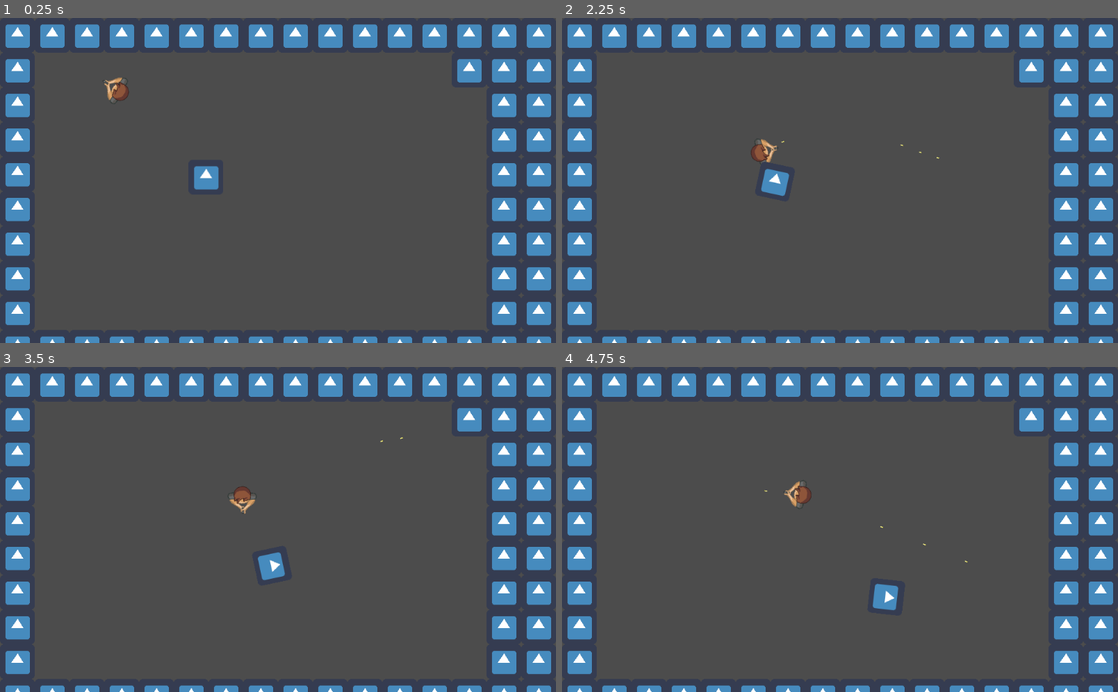
Above: before the commit, frames 1-4 (two rows, left to right).
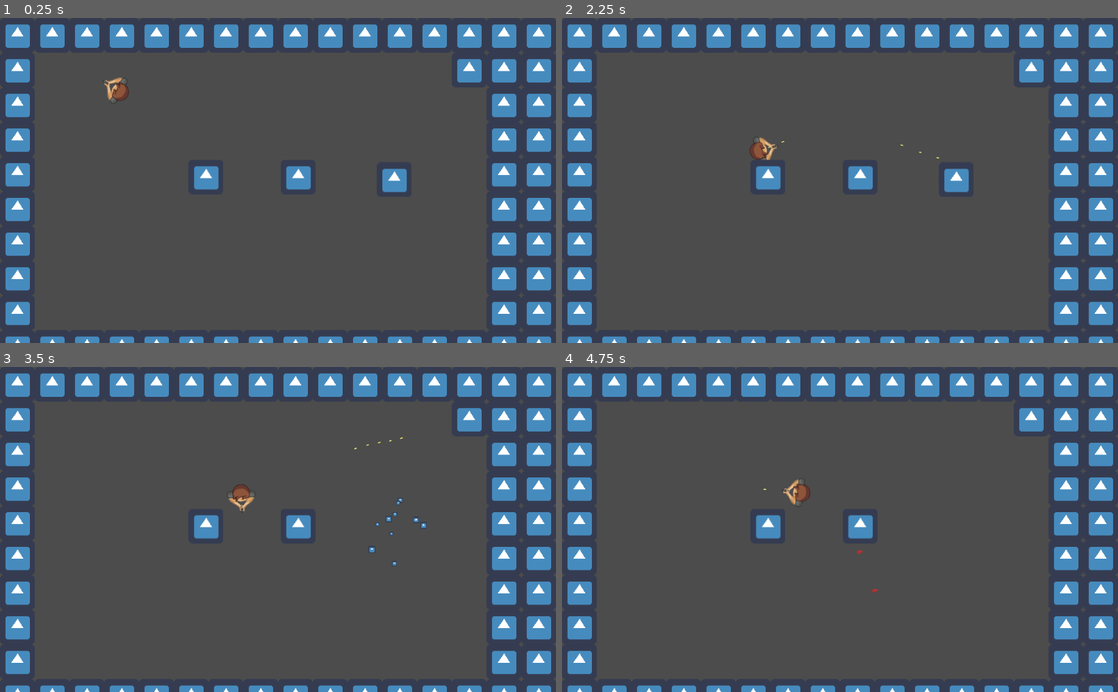
Above: after the commit, the same moments.

Repository: iplaymindustry2817/Top-Down-Shooter
Game: Godot game, scene res://src/World.tscn
Two runs of this game, one before a commit and one after it. Both use one fixed random seed, a clock stepped at 60 frames per second and the inputs below. The engine's default icon, where the game draws it, is replaced by a stand-in: a white triangle on a blue panel in a dark square.
Inputs (mouse positions are in pixels of both pictures, inside the frame that each line leads up to):
- Up to frame 1 (0.25 s): no input
- Up to frame 2 (2.25 s): tap Enter at 0.5 s; move the mouse to (962, 164) at 0.52 s; press the mouse at (962, 164) at 0.53 s; hold D (right) 0.53-1.28 s; tap 1 (1, bound only after the commit) at 0.8, 1.35 s; move the mouse to (728, 196) at 1.27 s; release the mouse at (728, 196) at 1.28 s; hold S (down) 1.28-2.03 s; tap 2 (2, bound only after the commit) at 1.55, 2.1 s; move the mouse to (895, 109) at 2.02 s; press the mouse at (895, 109) at 2.03 s; hold D (right) from 2.03 s (still down)
- Up to frame 3 (3.5 s): move the mouse to (250, 594) at 2.77 s; release D (right) at 2.78 s; release the mouse at (250, 594) at 2.78 s; hold W (up) from 2.78 s (still down); tap Space (dash) at 2.85 s; tap 1 (1, bound only after the commit) at 3.05 s
- Up to frame 4 (4.75 s): move the mouse to (1006, 578) at 3.52 s; release W (up) at 3.53 s; press the mouse at (1006, 578) at 3.53 s; hold A (left) from 3.53 s (still down); tap 2 (2, bound only after the commit) at 3.8 s; move the mouse to (673, 480) at 4.27 s; release the mouse at (673, 480) at 4.28 s; tap 1 (1, bound only after the commit) at 4.35 s; click (673, 480) at 4.55 s

The runs differ from the first frame. In frame 1, 0.6% of the frame differs, in the area x 51-74%, y 45-54%; in frame 2, 1.1%; in frame 3, 1.2%, in the area x 34-77%, y 22-66%; in frame 4, 1.2%.

Commit message:
0.00.4

Diff:
--- a/project.godot
+++ b/project.godot
@@ -61,6 +61,21 @@
 "events": [ Object(InputEventMouseButton,"resource_local_to_scene":false,"resource_name":"","device":0,"alt":false,"shi …(212 unchanged characters)…
  ]
 }
+1={
+"deadzone": 0.5,
+"events": [ Object(InputEventKey,"resource_local_to_scene":false,"resource_name":"","device":0,"alt":false,"shift":false,"control":false,"meta":false,"command":false,"pressed":false,"scancode":49,"unicode":0,"echo":false,"script":null)
+ ]
+}
+2={
+"deadzone": 0.5,
+"events": [ Object(InputEventKey,"resource_local_to_scene":false,"resource_name":"","device":0,"alt":false,"shift":false,"control":false,"meta":false,"command":false,"pressed":false,"scancode":50,"unicode":0,"echo":false,"script":null)
+ ]
+}
+3={
+"deadzone": 0.5,
+"events": [ Object(InputEventKey,"resource_local_to_scene":false,"resource_name":"","device":0,"alt":false,"shift":false,"control":false,"meta":false,"command":false,"pressed":false,"scancode":51,"unicode":0,"echo":false,"script":null)
+ ]
+}
 
 [rendering]
 
--- a/src/World.tscn
+++ b/src/World.tscn
@@ -43,8 +43,14 @@
 format = 1
 tile_data = PoolIntArray( 0, 0, 0, 1, 0, 0, 2, 0, 0, 3, 0, 0, 4, 0, 0, 5, 0, 0, 6, 0, 0, 7, 0, 0, 8, 0, 0, 9, 0, 0, 10, …(627 unchanged characters)…
 
-[node name="Enemy_Test" parent="TileMap" instance=ExtResource( 3 )]
+[node name="Music" type="AudioStreamPlayer2D" parent="."]
+stream = ExtResource( 4 )
+
+[node name="Enemy_Test" parent="." instance=ExtResource( 3 )]
 position = Vector2( 379.406, 293.624 )
 
-[node name="Music" type="AudioStreamPlayer2D" parent="."]
-stream = ExtResource( 4 )
+[node name="Enemy_Test2" parent="." instance=ExtResource( 3 )]
+position = Vector2( 549.214, 293.624 )
+
+[node name="Enemy_Test3" parent="." instance=ExtResource( 3 )]
+position = Vector2( 726.196, 298.407 )
--- a/src/actors/Enemy_Test.gd
+++ b/src/actors/Enemy_Test.gd
@@ -1,14 +1,14 @@
-extends RigidBody2D
+extends KinematicBody2D
 
 export var health: = 6
 
-
 func damage(amount):
 	health -= amount
+	$Blood.emitting = true
 	if health <= 0:
 		kill()
 func kill():
-	$Particles2D.emitting = true
+	$Die.emitting = true
 	$Sprite.visible = false
 	$CollisionShape2D.queue_free()
 	yield(get_tree().create_timer(1), "timeout")
--- a/src/actors/Enemy_Test.tscn
+++ b/src/actors/Enemy_Test.tscn
@@ -1,12 +1,24 @@
-[gd_scene load_steps=5 format=2]
+[gd_scene load_steps=7 format=2]
 
 [ext_resource path="res://assets/sprites/icon.png" type="Texture" id=1]
 [ext_resource path="res://src/actors/Enemy_Test.gd" type="Script" id=2]
+[ext_resource path="res://assets/sprites/Red_Droplet.png" type="Texture" id=3]
 
-[sub_resource type="RectangleShape2D" id=1]
+[sub_resource type="ParticlesMaterial" id=1]
+lifetime_randomness = 0.56
+flag_disable_z = true
+gravity = Vector3( 0, 0, 0 )
+initial_velocity = 200.0
+initial_velocity_random = 0.86
+orbit_velocity = 0.0
+orbit_velocity_random = 0.0
+damping = 90.4
+scale = 0.5
+
+[sub_resource type="RectangleShape2D" id=2]
 extents = Vector2( 31.0769, 31.5115 )
 
-[sub_resource type="ParticlesMaterial" id=2]
+[sub_resource type="ParticlesMaterial" id=3]
 lifetime_randomness = 1.0
 flag_disable_z = true
 spread = 180.0
@@ -18,21 +30,28 @@
 scale = 0.1
 scale_random = 0.13
 
-[node name="Enemy_Test" type="RigidBody2D"]
-gravity_scale = 0.0
+[node name="Enemy_Test" type="KinematicBody2D"]
 script = ExtResource( 2 )
 
 [node name="Sprite" type="Sprite" parent="."]
 texture = ExtResource( 1 )
 
+[node name="Blood" type="Particles2D" parent="."]
+emitting = false
+amount = 20
+one_shot = true
+explosiveness = 0.84
+process_material = SubResource( 1 )
+texture = ExtResource( 3 )
+
 [node name="CollisionShape2D" type="CollisionShape2D" parent="."]
-shape = SubResource( 1 )
+shape = SubResource( 2 )
 
-[node name="Particles2D" type="Particles2D" parent="."]
+[node name="Die" type="Particles2D" parent="."]
 position = Vector2( 0.513344, -1.02668 )
 emitting = false
 amount = 30
 one_shot = true
 explosiveness = 0.78
-process_material = SubResource( 2 )
+process_material = SubResource( 3 )
 texture = ExtResource( 1 )
--- a/src/actors/Player2.gd
+++ b/src/actors/Player2.gd
@@ -12,20 +12,27 @@
 var reload_time: = 1
 var reloading: = false
 var shooting: = false
+var damage: = 2
 
 func _process(delta):
 	look_at(get_global_mouse_position())
 
-
+	if Input.is_action_just_pressed("1"):
+		set_gun(0.3, 5, 5, 1, 2)
+	if Input.is_action_just_pressed("2"):
+		set_gun(0.15, 20, 20, 2, 1.5)
 	if Input.is_action_pressed("fire") and can_fire:
 		shooting = true
 		var BulletI = bullet.instance()
+		BulletI.bullet_damage = damage
 		BulletI.position = $BulletPoint.get_global_position()
 		BulletI.rotation_degrees = rotation_degrees
 		BulletI.apply_impulse(Vector2(), Vector2(bullet_speed, 0).rotated(rotation))
 		get_tree().get_root().add_child(BulletI)
 		$GunshotSound.play()
 		$Graphics/AnimationPlayer.play("Shoot")
+		$Graphics/Particles2D.emitting = false
+		$Graphics/Particles2D.emitting = true
 		can_fire = false
 		ammo -= 1
 		yield(get_tree().create_timer(fire_rate), "timeout")
@@ -68,3 +75,10 @@
 	can_fire = true
 	ammo = clip_size
 	reloading = false
+
+func set_gun(fr, amo, clipS, reload, Gdamage):
+	fire_rate = fr
+	ammo = amo
+	clip_size = clipS
+	reload_time = reload
+	damage = Gdamage
--- a/src/actors/Player2.tscn
+++ b/src/actors/Player2.tscn
@@ -1,9 +1,10 @@
-[gd_scene load_steps=10 format=2]
+[gd_scene load_steps=14 format=2]
 
 [ext_resource path="res://assets/sprites/Player.png" type="Texture" id=1]
 [ext_resource path="res://src/actors/Player2.gd" type="Script" id=2]
 [ext_resource path="res://assets/barreta_m9-Dion_Stapper-1010051237.wav" type="AudioStream" id=3]
 [ext_resource path="res://assets/Gun_Cocking_Fast-Mike_Koenig-465593588.wav" type="AudioStream" id=4]
+[ext_resource path="res://assets/sprites/fireParticle.png" type="Texture" id=5]
 
 [sub_resource type="CircleShape2D" id=1]
 radius = 16.7059
@@ -204,6 +205,24 @@
 "values": [ Vector2( 12.9721, -13.5574 ), Vector2( 12.972, -17.4588 ) ]
 }
 
+[sub_resource type="Gradient" id=7]
+colors = PoolColorArray( 1, 0.995818, 0.644531, 1, 1, 1, 1, 1 )
+
+[sub_resource type="GradientTexture" id=8]
+gradient = SubResource( 7 )
+
+[sub_resource type="ParticlesMaterial" id=6]
+lifetime_randomness = 1.0
+flag_disable_z = true
+spread = 11.9
+gravity = Vector3( 0, 0, 0 )
+initial_velocity = 300.0
+initial_velocity_random = 1.0
+orbit_velocity = 0.0
+orbit_velocity_random = 0.0
+scale = 0.05
+color_ramp = SubResource( 8 )
+
 [node name="Player" type="KinematicBody2D"]
 position = Vector2( 132.684, 72.9763 )
 script = ExtResource( 2 )
@@ -241,6 +260,17 @@
 anims/Shoot = SubResource( 4 )
 anims/Walk = SubResource( 5 )
 
+[node name="Particles2D" type="Particles2D" parent="Graphics"]
+modulate = Color( 1, 0.807843, 0.584314, 1 )
+position = Vector2( 37.0632, 0.975342 )
+emitting = false
+amount = 50
+lifetime = 0.1
+one_shot = true
+explosiveness = 0.73
+process_material = SubResource( 6 )
+texture = ExtResource( 5 )
+
 [node name="BulletPoint" type="Node2D" parent="."]
 position = Vector2( 23.8831, 0 )
 
--- a/src/objects/Bullet.gd
+++ b/src/objects/Bullet.gd
@@ -1,10 +1,12 @@
 extends RigidBody2D
 
-
+var bullet_damage
 
 func _on_Area2D_body_entered(body):
+	print(bullet_damage)
 	if body.has_method("damage"):
-		body.damage(2)
+		body.damage(bullet_damage)
+		body.get_node("Blood").rotation_degrees = rotation_degrees + 120
 		queue_free()
 	else:
 		queue_free()
Binary file added: assets/sprites/Red_Droplet.png
Not shown, added: assets/sprites/Red_Droplet.png.import
Binary file added: assets/sprites/fireParticle.png
Not shown, added: assets/sprites/fireParticle.png.import
